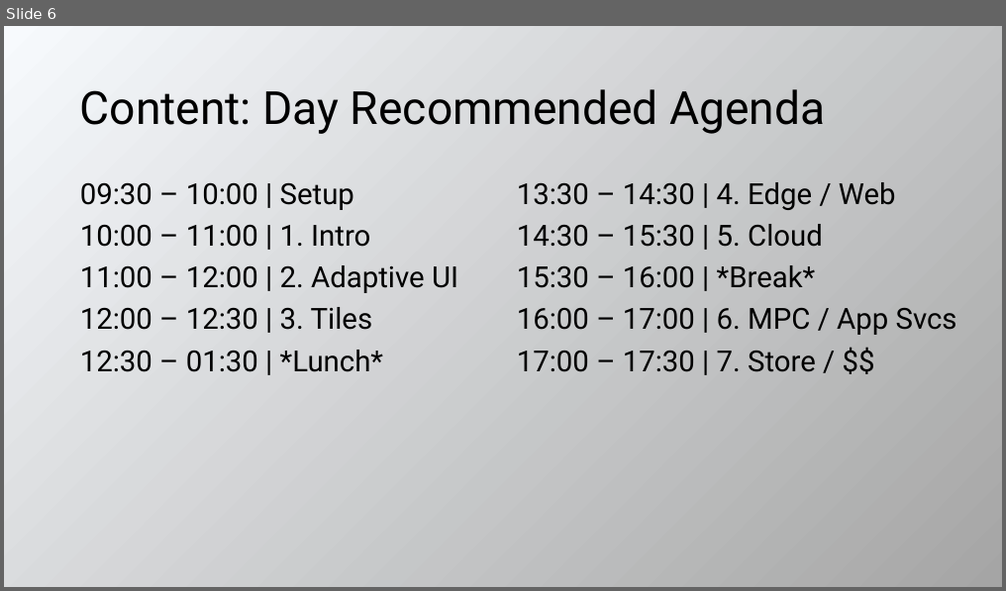
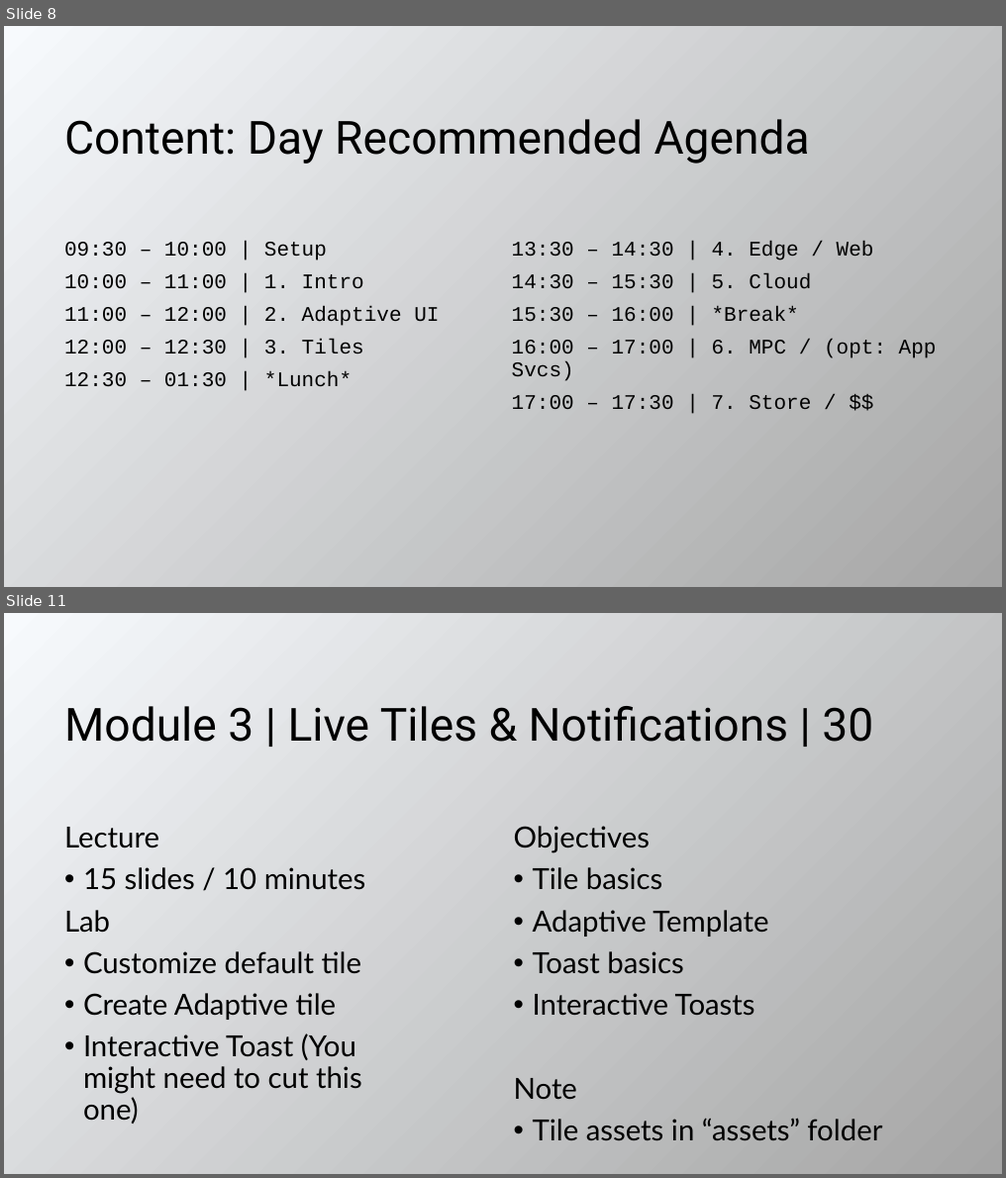
Before and after one commit to evangelism/WinDevWorkshop, a slide deck: 10.08.15.Train the Trainer.pptx. Shown one above the other, each under a label of ours: slide 6 before the commit, slides 8 and 11 after it; the slides between them are not shown. The pictures are 1006x591 and 1006x1178 pixels, drawn with LibreOffice and Linux fonts; fonts in the diff are those of the drawing. Boxes give left, top, right and bottom in pixels: in the first picture for what was removed or moved away, otherwise in the second. Text is boxed around its words. In the diff, an @@ line names an element or a change of style, - is before the commit and + after.

```diff
--- a/10.08.15.Train the Trainer.pptx
+++ b/10.08.15.Train the Trainer.pptx
@@ slide 11 added at box(4, 613, 1002, 1174), background gradient #F7FAFD to #A5A5A5 @@
@@ title added at box(64, 706, 873, 742), 44 pt, text #000000 @@
+Module 3 | Live Tiles & Notifications | 30
@@ text added at box(64, 827, 366, 1124), 28 pt, text #000000 @@
+Lecture
+• 15 slides / 10 minutes
+Lab
+• Customize default tile
+• Create Adaptive tile
+• Interactive Toast (You might need to cut this one)
@@ text added at box(514, 826, 882, 1142), 28 pt, text #000000 @@
+Objectives
+• Tile basics
+• Adaptive Template
+• Toast basics
+• Interactive Toasts
+Note
+• Tile assets in “assets” folder
@@ what was slide 6 is now slide 8 @@
@@ slide 8 changed as well @@
@@ title "Content: Day Recommended Agenda": place and size @@
-title "Content: Day Recommended Agenda" at box(80, 89, 825, 134)
+title "Content: Day Recommended Agenda" at box(64, 119, 810, 164)
@@ text "09:30 – 10:00 | Setup": place and size @@
-text "09:30 – 10:00 | Setup" at box(80, 182, 458, 372)
+text "09:30 – 10:00 | Setup" at box(64, 242, 439, 387)
@@ text "09:30 – 10:00 | Setup" at box(64, 242, 439, 387): size 28 to 20 pt, font Roboto to Courier New @@
@@ text "13:30 – 14:30 | 4. ...": place and size @@
-text "13:30 – 14:30 | 4. ..." at box(517, 182, 957, 372)
+text "13:30 – 14:30 | 4. ..." at box(512, 241, 937, 409)
@@ text at box(512, 241, 874, 409): size 28 to 20 pt, font Roboto to Courier New in "13:30 – 14:30 | 4. Edge / ...", "14:30 – 15:30 | 5. Cloud", "15:30 – 16:00 | *Break*", "17:00 – 17:30 | 7. Store / ..." @@
@@ text at box(512, 339, 937, 381): text changed; size 28 to 20 pt; font Roboto to Courier New @@
-16:00 – 17:00 | 6. MPC / App Svcs
+16:00 – 17:00 | 6. MPC / (opt: App Svcs)
```
Also in this commit, not shown: 5 other slides changed, 10 other slides added, 8 slides removed, 1 other file.
